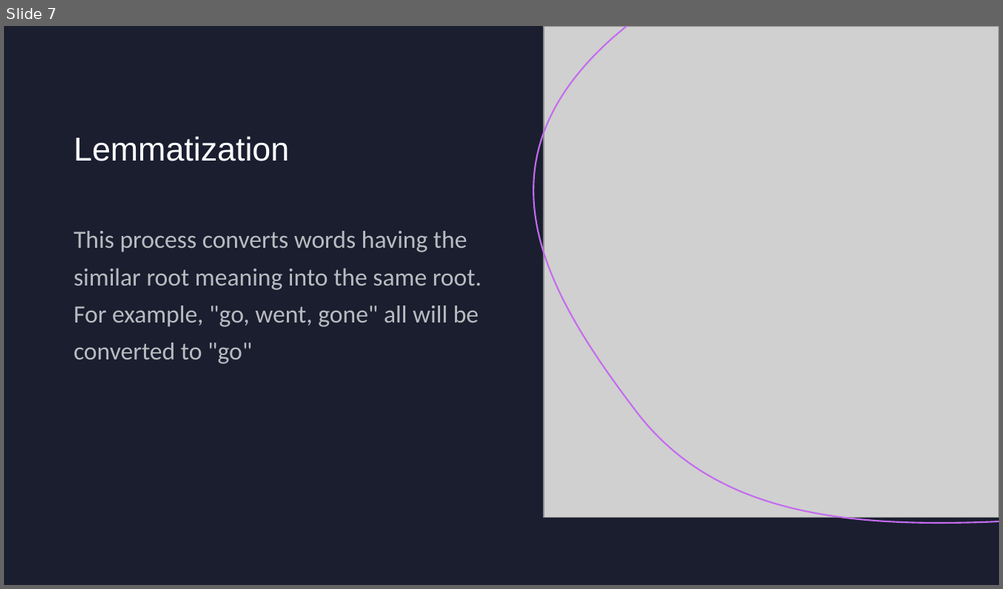
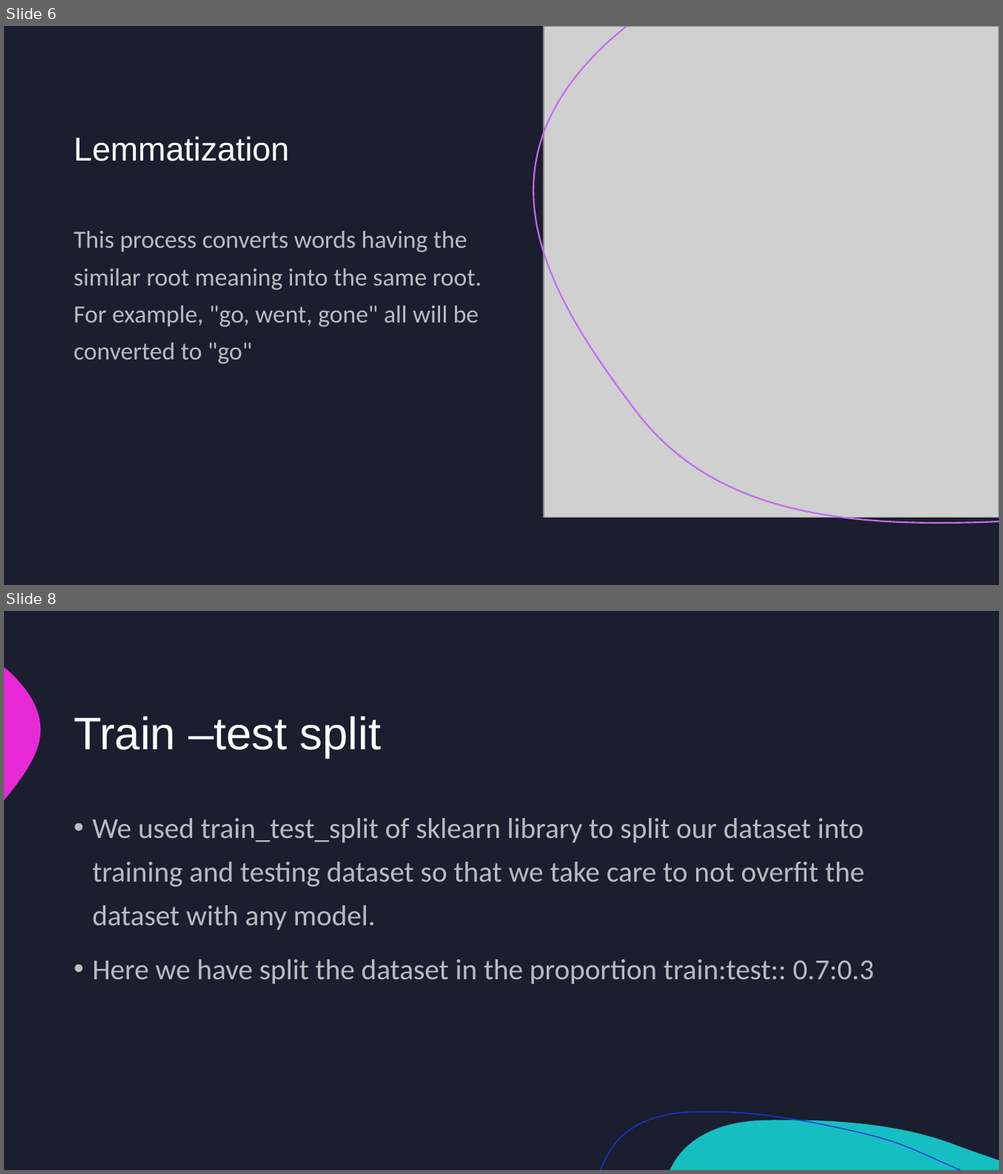
Before and after one commit to KaranjitSaha/AI511ML-Project, a slide deck: First_Pres.pptx. Shown one above the other, each under a label of ours: slide 7 before the commit, slides 6 and 8 after it; the slides between them are not shown. The pictures are 1003x589 and 1003x1174 pixels, drawn with LibreOffice and Linux fonts; fonts in the diff are those of the drawing; grey boxes stand for pictures. Boxes give left, top, right and bottom in pixels: in the first picture for what was removed or moved away, otherwise in the second. Text is boxed around its words. In the diff, an @@ line names an element or a change of style, - is before the commit and + after.

```diff
--- a/First_Pres.pptx
+++ b/First_Pres.pptx
@@ slide 8 added at (4, 611, 999, 1170), background #1A1E2F; not listed: 3 template elements that a slide beside it also shows @@
@@ title added at (74, 716, 381, 758), 44 pt, text #FFFFFF @@
+Train –test split
@@ text added at (92, 818, 874, 985), 28 pt, text #FFFFFF at 70% opacity @@
+• We used train_test_split of sklearn library to split our dataset into training and testing dataset so that we take care to not overfit the dataset with any model.
+• Here we have split the dataset in the proportion train:test:: 0.7:0.3
@@ what was slide 7 is now slide 6 @@
```
Also in this commit, not shown: 3 slides changed, 2 other slides added, 4 other files.
